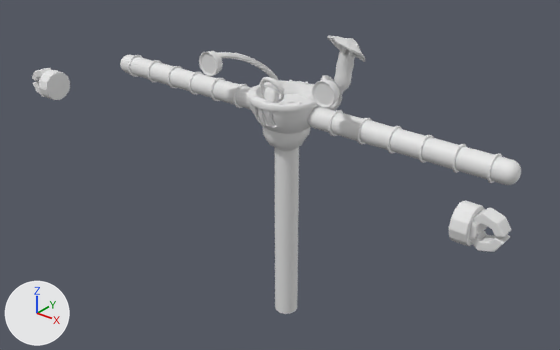
An edit to the FBX model Assets/ArtAssets/Models/msh_Robo.fbx, drawn before and after from the same camera.
Rendered twice from a 50 mm camera at (0.397, -0.505, 0.318) aimed at (0.008, -0.019, 0.016). Arrows for +X, +Y and +Z are at lower left; the lights stay in place. Where no turn or scale is listed for an object, it has been applied to the vertices.

In view in the first picture: 'msh_robo', 'msh_roboHandL002', 'msh_roboHandL003', 'msh_roboHandL_Finger005', 'msh_roboHandL_Finger006', 'msh_roboHandL_Finger007', 'msh_roboHandL_Finger008'.
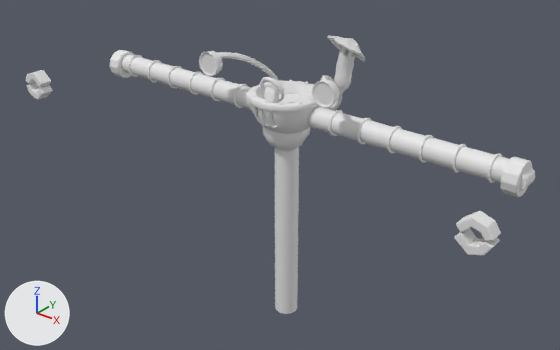
Pixel boxes [x1, y1, x2, y2] of what changed, in the pictures (560 x 350 px):
'msh_roboHandL003', moved
    before: [449, 201, 487, 246]
    after: [501, 157, 535, 197]
'msh_roboHandL002', moved
    before: [39, 70, 70, 100]
    after: [110, 50, 134, 78]
'msh_roboHandL_Finger007', moved
    before: [473, 207, 511, 237]
    after: [456, 211, 501, 241]
'msh_roboHandL_Finger008', moved
    before: [471, 231, 510, 252]
    after: [454, 228, 500, 255]
'msh_roboHandL_Finger006', moved
    before: [32, 68, 51, 81]
    after: [25, 70, 51, 87]
'msh_roboHandL_Finger005', moved
    before: [33, 81, 45, 97]
    after: [26, 83, 53, 100]

What changed in the scene script:
```text
Change ob_msh_robohandl_finger008:
    ob_msh_robohandl_finger008.location: (0.2313, -0.0857, 0.0631) -> (0.2281, -0.094, 0.0631)
Change ob_msh_robohandl003:
    ob_msh_robohandl003.location: (0.219, -0.0857, 0.07) -> (0.2158, 0.0, 0.07)
Change ob_msh_robohandl002:
    ob_msh_robohandl002.location: (-0.2186, -0.0857, 0.07) -> (-0.2171, 0.0, 0.07)
Change ob_msh_robohandl_finger005:
    ob_msh_robohandl_finger005.location: (-0.2309, -0.0857, 0.0631) -> (-0.2294, -0.0941, 0.0631)
Change ob_msh_robohandl_finger007:
    ob_msh_robohandl_finger007.location: (0.2313, -0.0857, 0.0769) -> (0.2281, -0.094, 0.0769)
Change ob_msh_robohandl_finger006:
    ob_msh_robohandl_finger006.location: (-0.2309, -0.0857, 0.0769) -> (-0.2294, -0.0941, 0.0769)
```
